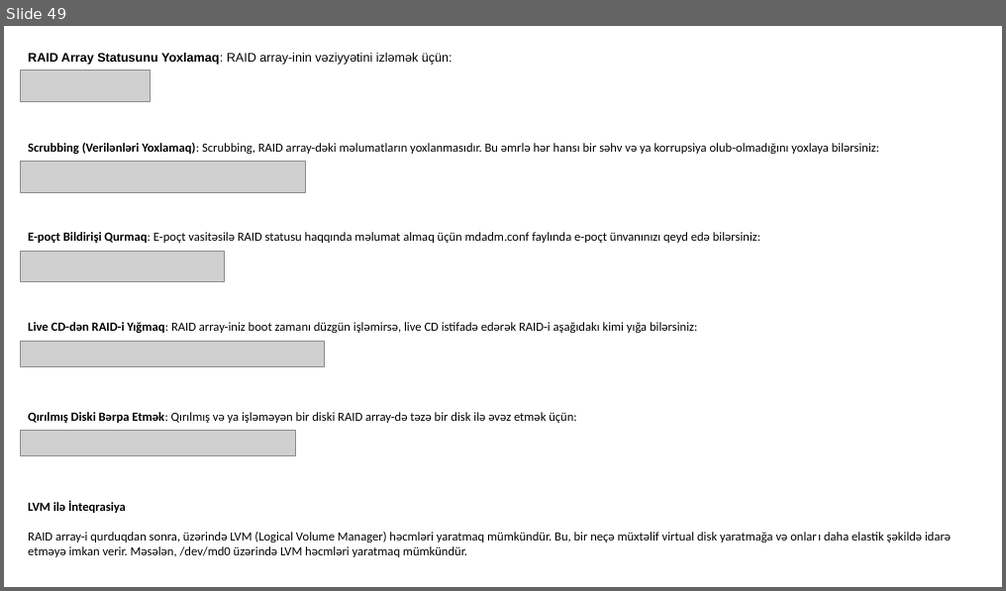
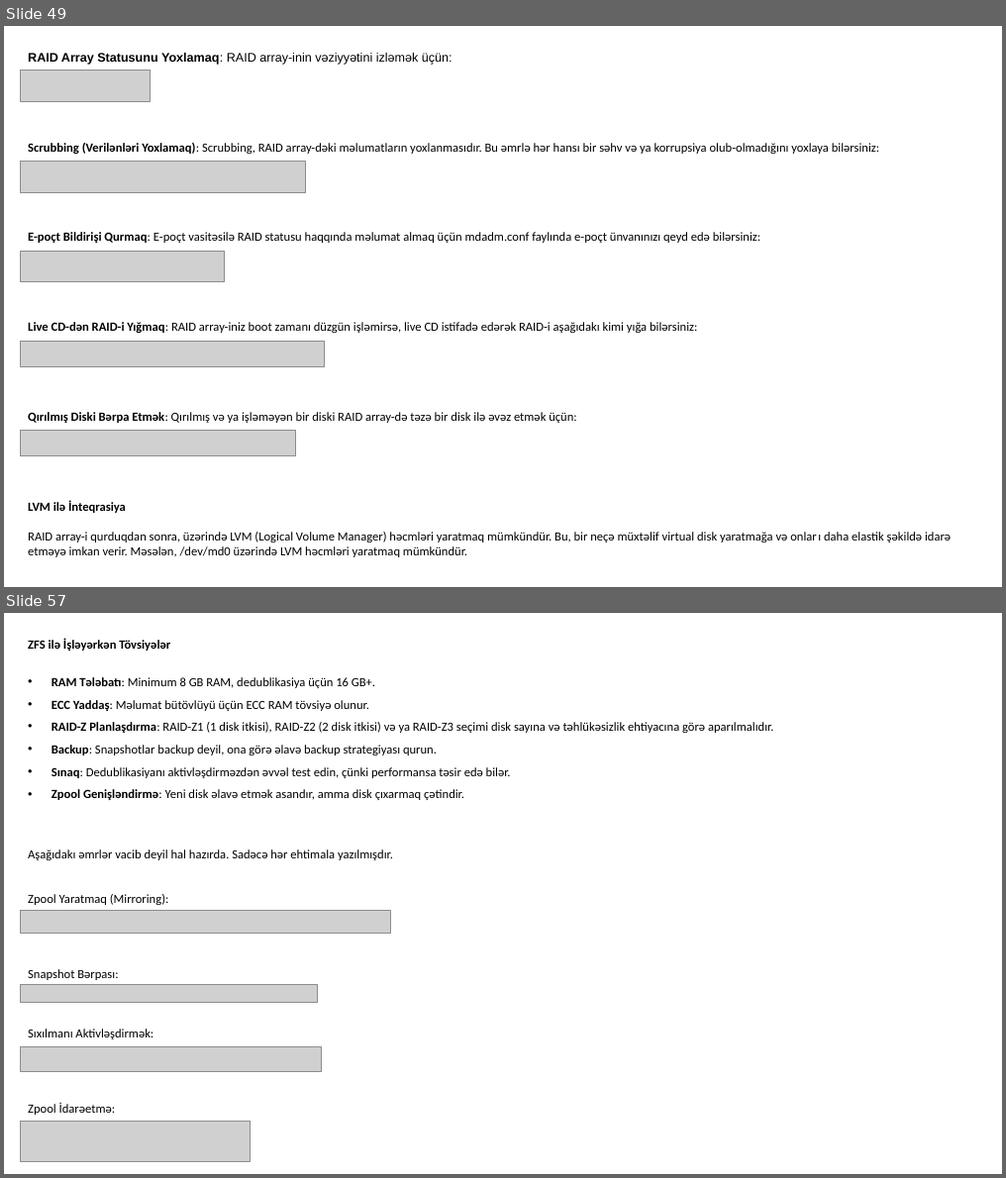
Before and after one commit to codeurient/DevOps, a slide deck: .lessons/1 operating systems/1 linux/1.pptx. Shown one above the other, each under a label of ours: slide 49 before the commit, slides 49 and 57 after it; the slides between them are not shown. The pictures are 1006x591 and 1006x1178 pixels, drawn with LibreOffice and Linux fonts; fonts in the diff are those of the drawing; grey boxes stand for pictures. Boxes give left, top, right and bottom in pixels: in the first picture for what was removed or moved away, otherwise in the second. Text is boxed around its words. In the diff, an @@ line names an element or a change of style, - is before the commit and + after.

```diff
--- a/.lessons/1 operating systems/1 linux/1.pptx
+++ b/.lessons/1 operating systems/1 linux/1.pptx
@@ slide 57 added at bbox=[4, 613, 1002, 1174], background #FFFFFF @@
@@ text added at bbox=[28, 639, 773, 1115], 12 pt, text #000000 @@
+ZFS ilə İşləyərkən Tövsiyələr
+• RAM Tələbatı: Minimum 8 GB RAM, dedublikasiya üçün 16 GB+.
+• ECC Yaddaş: Məlumat bütövlüyü üçün ECC RAM tövsiyə olunur.
+• RAID-Z Planlaşdırma: RAID-Z1 (1 disk itkisi), RAID-Z2 (2 disk itkisi) və ya RAID-Z3 seçimi disk sayına və təhlükəsizlik ehtiyacına görə aparılmalıdır.
+• Backup: Snapshotlar backup deyil, ona görə əlavə backup strategiyası qurun.
+• Sınaq: Dedublikasiyanı aktivləşdirməzdən əvvəl test edin, çünki performansa təsir edə bilər.
+• Zpool Genişləndirmə: Yeni disk əlavə etmək asandır, amma disk çıxarmaq çətindir.
+Aşağıdakı əmrlər vacib deyil hal hazırda. Sadəcə hər ehtimala yazılmışdır.
+Zpool Yaratmaq (Mirroring):
+Snapshot Bərpası:
+Sıxılmanı Aktivləşdirmək:
+Zpool İdarəetmə:
@@ picture added at bbox=[21, 910, 390, 933] @@
@@ picture added at bbox=[21, 984, 318, 1002] @@
@@ picture added at bbox=[21, 1048, 321, 1072] @@
@@ picture added at bbox=[21, 1121, 250, 1161] @@
```
Also in this commit, not shown: 7 other slides added, 8 slides removed.
